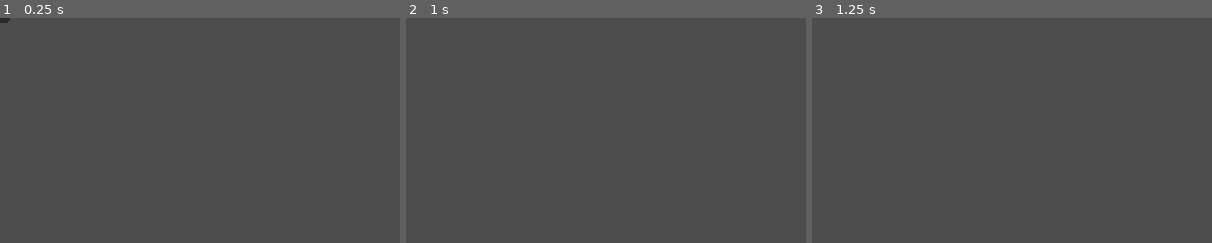
Above: before the commit, frames 1-3 (left to right).
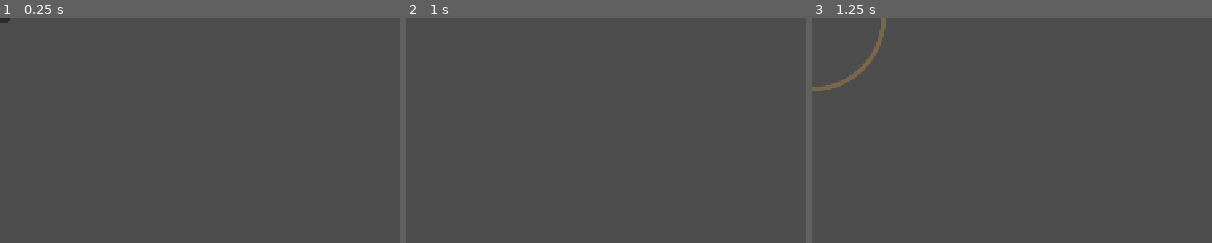
Above: after the commit, the same moments.

Repository: ternaryCat/ldjam59
Game: Godot game, scene res://components/level/mortar/shell.tscn
Same seed, same stepped clock (60 frames per second), same inputs: the game is played once before the commit and once after it. This scene is started directly instead of the project's main scene. The engine's default icon, where the game draws it, is replaced by a stand-in: a white triangle on a blue panel in a dark square.
Inputs (mouse positions are % of the whole screen's width and height, from its top left):
- Up to frame 1 (0.25 s): no input
- Up to frame 2 (1 s): tap Enter at 0.5 s; move the mouse to (72, 45) at 0.52 s; hold D (right) from 0.53 s (still down); hold Space (activate) from 0.53 s (still down); click (72, 45) at 0.67 s
- Up to frame 3 (1.25 s): keep holding D (right); keep holding Space (activate)
The pictures show only the part of the screen within x 0-50%, y 0-50%; the shares and areas given below are measured in that part.

Frames 1-2 are identical in both runs. In frame 3, 0.6% of the frame differs, in the area x 0-19%, y 0-33%.

Commit message:
improve towers mechanics

Diff:
--- a/components/level/enemy.gd
+++ b/components/level/enemy.gd
@@ -68,15 +68,27 @@
 			_slow_factor = 1.0
 			_refresh_tint()
 	var player_controlled: bool = _in_field and Input.is_action_pressed("activate")
-	var direction := _compose_direction(player_controlled)
+	var slowed: bool = _slow_time_left > 0.0
+	var fully_locked: bool = player_controlled and slowed
+	var direction: Vector2
+	if fully_locked:
+		direction = _player_direction()
+	elif player_controlled:
+		direction = _player_direction() + _own_direction() * PLAYER_CTRL_ESCAPE_FACTOR
+	else:
+		direction = _own_direction()
 	if direction != Vector2.ZERO and not player_controlled:
 		_drift_angle += randf_range(-_drift_impulse, _drift_impulse) * delta
 		_drift_angle -= _drift_angle * DRIFT_DECAY * delta
 		_drift_angle = clampf(_drift_angle, -_drift_cap, _drift_cap)
 		direction = direction.rotated(_drift_angle)
-	var move_mult := _speed_mult * _slow_factor
-	if player_controlled:
+	var move_mult := _speed_mult
+	if fully_locked:
 		move_mult *= PLAYER_CTRL_SPEED_FACTOR
+	elif player_controlled:
+		move_mult *= PLAYER_CTRL_SPEED_FACTOR * _slow_factor
+	else:
+		move_mult *= _slow_factor
 	velocity = direction * speed * move_mult + _crowd_push()
 	move_and_slide()
 	var anim: StringName = &"walk" if direction != Vector2.ZERO else &"idle"
@@ -84,7 +96,8 @@
 		_sprite.play(anim)
 	if direction.x != 0.0:
 		_sprite.flip_h = direction.x < 0.0
-	_attack_touching_building(player_controlled)
+	if not fully_locked:
+		_attack_touching_building(player_controlled)
 
 
 func _crowd_push() -> Vector2:
@@ -128,14 +141,6 @@
 	_sprite.modulate = base
 
 
-func _compose_direction(player_controlled: bool) -> Vector2:
-	if not player_controlled:
-		return _own_direction()
-	var player_dir := _player_direction()
-	var own_dir := _own_direction()
-	return player_dir + own_dir * PLAYER_CTRL_ESCAPE_FACTOR
-
-
 func _player_direction() -> Vector2:
 	if _player == null:
 		return Vector2.ZERO
@@ -157,14 +162,14 @@
 	return to_target.normalized()
 
 
-func _attack_touching_building(slowed: bool) -> void:
+func _attack_touching_building(player_controlled: bool) -> void:
 	if _attack_cooldown > 0.0 or _buildings_in_range.is_empty():
 		return
 	var target := _buildings_in_range[0]
 	if target.has_method("take_damage"):
 		target.take_damage(attack_damage)
 	var interval := attack_interval
-	if slowed:
+	if player_controlled:
 		interval *= PLAYER_CTRL_ATTACK_MULT
 	_attack_cooldown = interval
 
--- /dev/null
+++ b/components/level/mortar/impact.gd
@@ -0,0 +1,24 @@
+extends Node2D
+
+const RING_DURATION: float = 0.35
+const RING_MAX_RADIUS: float = 160.0
+const RING_WIDTH: float = 6.0
+const RING_COLOR: Color = Color(1.0, 0.7, 0.25, 0.9)
+
+var _ring_time: float = 0.0
+
+
+func _process(delta: float) -> void:
+	_ring_time += delta
+	if _ring_time >= RING_DURATION:
+		queue_free()
+		return
+	queue_redraw()
+
+
+func _draw() -> void:
+	var t := clampf(_ring_time / RING_DURATION, 0.0, 1.0)
+	var radius := lerpf(0.0, RING_MAX_RADIUS, t)
+	var c := RING_COLOR
+	c.a = RING_COLOR.a * (1.0 - t)
+	draw_arc(Vector2.ZERO, radius, 0.0, TAU, 48, c, RING_WIDTH, true)
--- /dev/null
+++ b/components/level/mortar/impact.tscn
@@ -0,0 +1,6 @@
+[gd_scene load_steps=2 format=3]
+
+[ext_resource type="Script" path="res://components/level/mortar/impact.gd" id="1_impact"]
+
+[node name="impact" type="Node2D"]
+script = ExtResource("1_impact")
--- a/components/level/mortar/shell.gd
+++ b/components/level/mortar/shell.gd
@@ -1,4 +1,6 @@
 extends Node2D
+
+const IMPACT_SCENE: PackedScene = preload("res://components/level/mortar/impact.tscn")
 
 @export var peak_height: float = 160.0
 @export var splash_radius: float = 120.0
@@ -34,6 +36,9 @@
 
 
 func _impact() -> void:
+	var vfx := IMPACT_SCENE.instantiate()
+	get_parent().add_child(vfx)
+	vfx.global_position = _to
 	var space_state := get_world_2d().direct_space_state
 	var params := PhysicsShapeQueryParameters2D.new()
 	var shape := CircleShape2D.new()
Not shown, added: components/level/mortar/impact.gd.uid
